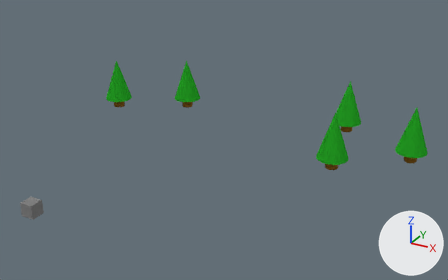
An edit to the Blender file 04 - Shots/fb_abstract_scene1_shot2.blend, drawn before and after from the same camera.
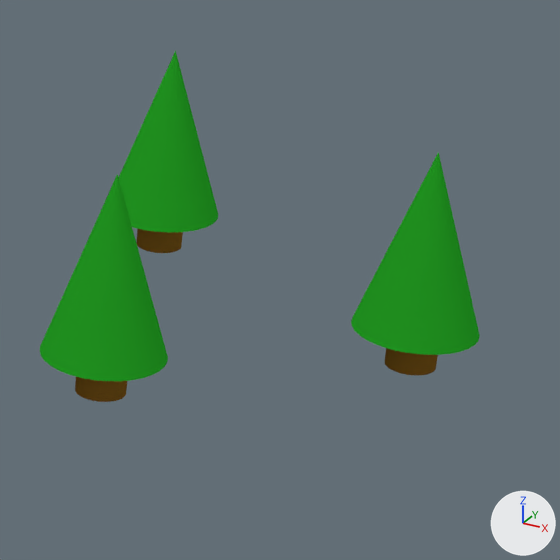
Each version is shown whole from a 50 mm camera at (18.13, -28.24, 17.04) aimed at (1.16, 2.6, 1.62), then close up on the part from 68% to 100% of the width and 24% to 75% of the height. The axes (+X, +Y, +Z) are drawn at lower right. The lights are the same throughout.

Script lines for the objects in view, before the commit:
```python
me_circle_002 = bpy.data.meshes.new('Circle.002')
me_circle_002.from_pydata(...)  # 224 vertices, 194 faces; spans x -2.48..2.48, y -2.48..2.48, z 0.0..9.14
me_circle_002.polygons.foreach_set('use_smooth', [True] * 194)
# faces by material slot: [162, 32]
me_circle_002.materials.append(mat_material_004)  # green #219220
me_circle_002.materials.append(mat_material_005)  # brown #885f20
me_circle_003 = bpy.data.meshes.new('Circle.003')
me_circle_003.from_pydata(...)  # 224 vertices, 194 faces; spans x -2.48..2.48, y -2.48..2.48, z 0.0..9.14
me_circle_003.polygons.foreach_set('use_smooth', [True] * 194)
# faces by material slot: [162, 32]
me_circle_003.materials.append(mat_material_006)  # green #219220
me_circle_003.materials.append(mat_material_007)  # brown #885f20
me_circle_004 = bpy.data.meshes.new('Circle.004')
me_circle_004.from_pydata(...)  # 224 vertices, 194 faces; spans x -2.48..2.48, y -2.48..2.48, z 0.0..9.14
me_circle_004.polygons.foreach_set('use_smooth', [True] * 194)
# faces by material slot: [162, 32]
me_circle_004.materials.append(mat_material_016)  # green #219220
me_circle_004.materials.append(mat_material_015)  # brown #885f20
ob_circle_002 = bpy.data.objects.new('Circle.002', me_circle_002)
ob_circle_002.location = (6.13, 11.54, 0.0)
ob_circle_002.scale = (0.4, 0.4, 0.4)
ob_circle_003 = bpy.data.objects.new('Circle.003', me_circle_003)
ob_circle_003.location = (7.25, 5.37, 0.0)
ob_circle_003.scale = (0.4, 0.4, 0.4)
ob_circle_proxy_001 = bpy.data.objects.new('Circle_proxy.001', me_circle_004)
ob_circle_proxy_001.location = (11.29, 8.67, 0.0)
ob_circle_proxy_001.scale = (0.4, 0.4, 0.4)
```
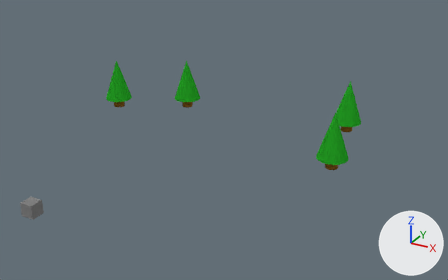
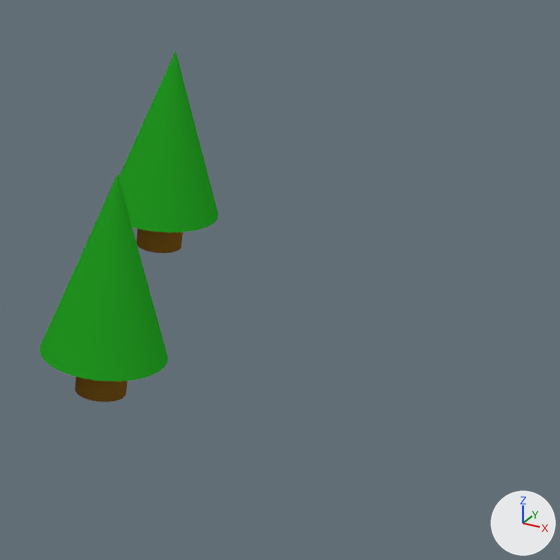
The change, as a list of edits to the scene's bpy script:
```text
Change me_circle_004:
    used by ob_circle_proxy_001; location = (11.29, 8.67, 0.0); scale = (0.4, 0.4, 0.4)
    remove me_circle_004.from_pydata(...)  # 224 vertices, 194 faces; spans x -2.48..2.48, y -2.48..2.48, z 0.0..9.14
    remove me_circle_004.materials.append(mat_material_016)  # green #219220
    remove me_circle_004.materials.append(mat_material_015)  # brown #885f20
    add me_circle_004.from_pydata(...)  # 0 vertices, 0 faces; spans empty
    me_circle_004 part 1: the whole mesh is rebuilt
```

What differs and where, as boxes (x1, y1, x2, y2) in the close-ups (560 x 560 px):
'Circle_proxy.001', no longer drawn (green)
    before: (351, 152, 480, 375)
